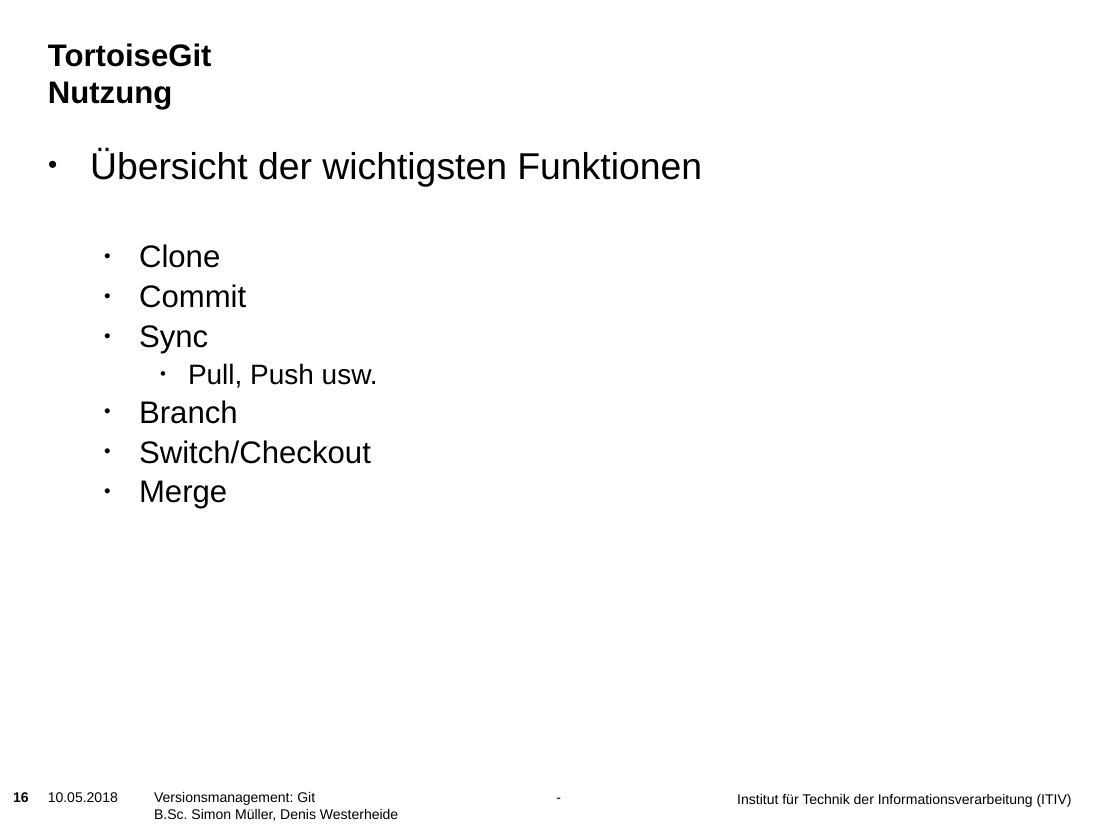
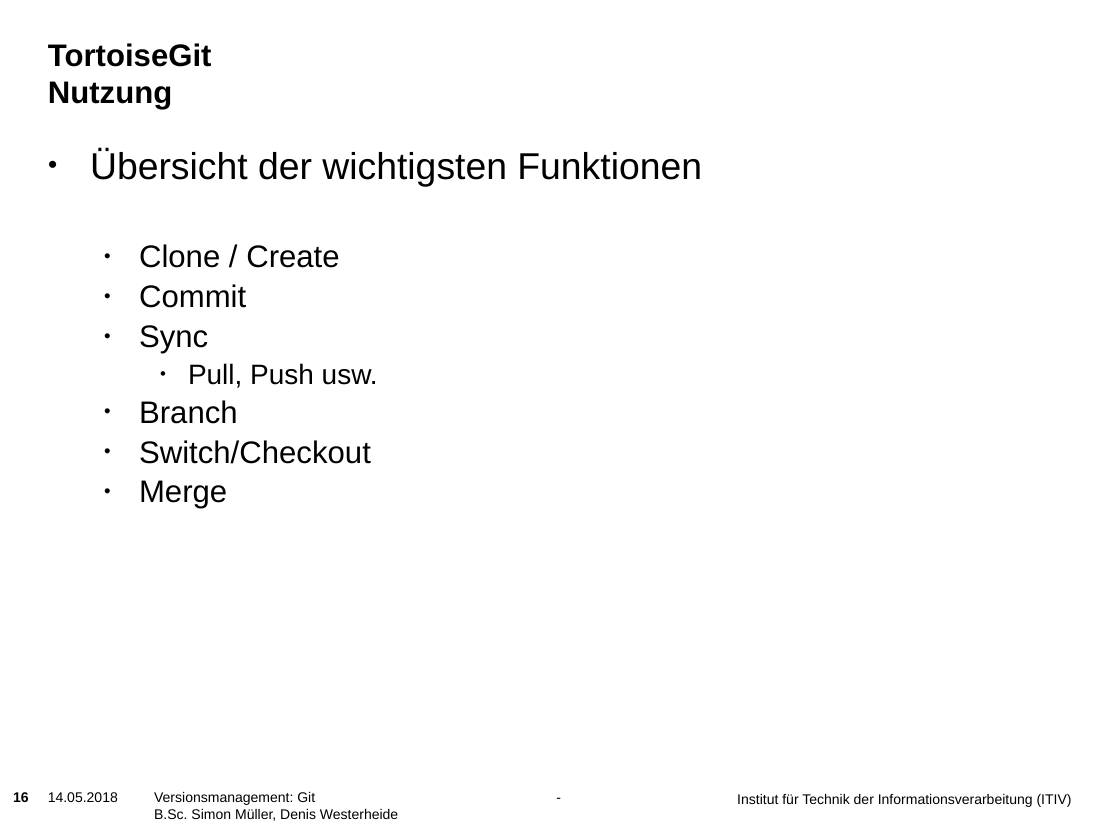
Before and after one commit to muellesi/PSE_2018, a slide deck: slide 16 of Präsentation/09_Versionsmanagement_Git.pptx. Drawn at 1120x840 pixels with LibreOffice and Linux fonts; fonts in the diff are those of the drawing; background and template pictures are left out. Boxes give left, top, right and bottom in pixels: in the first picture for what was removed or moved away, otherwise in the second. Text is boxed around its words. In the diff, an @@ line names an element or a change of style, - is before the commit and + after.

```diff
--- a/Präsentation/09_Versionsmanagement_Git.pptx
+++ b/Präsentation/09_Versionsmanagement_Git.pptx
@@ text at [139, 244, 339, 268]: text changed @@
-  • Clone
+  • Clone / Create
@@ text at [48, 792, 118, 802]: text changed @@
-10.05.2018
+14.05.2018
```
Also in this commit, not shown: 29 other slides changed, 1 slide added.
